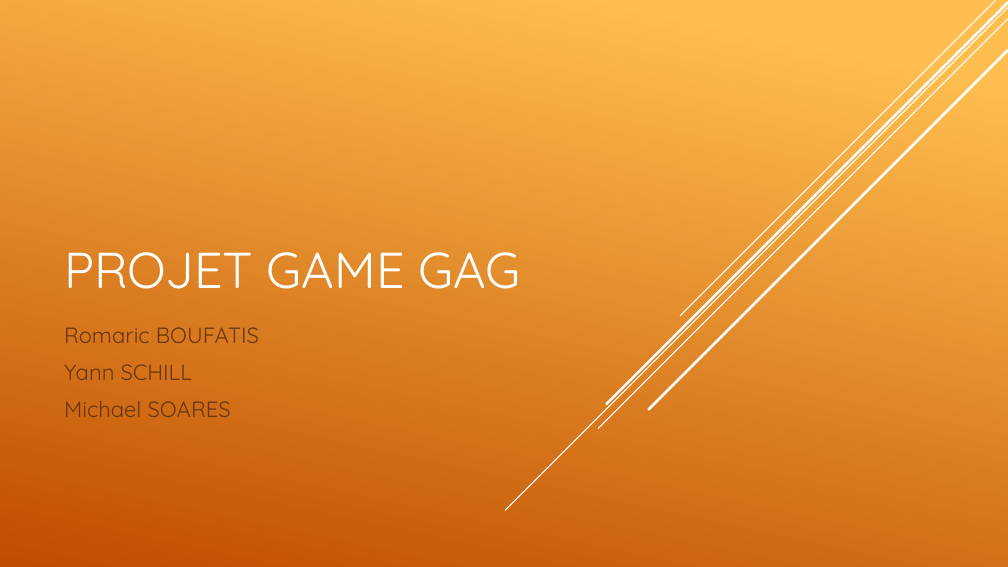
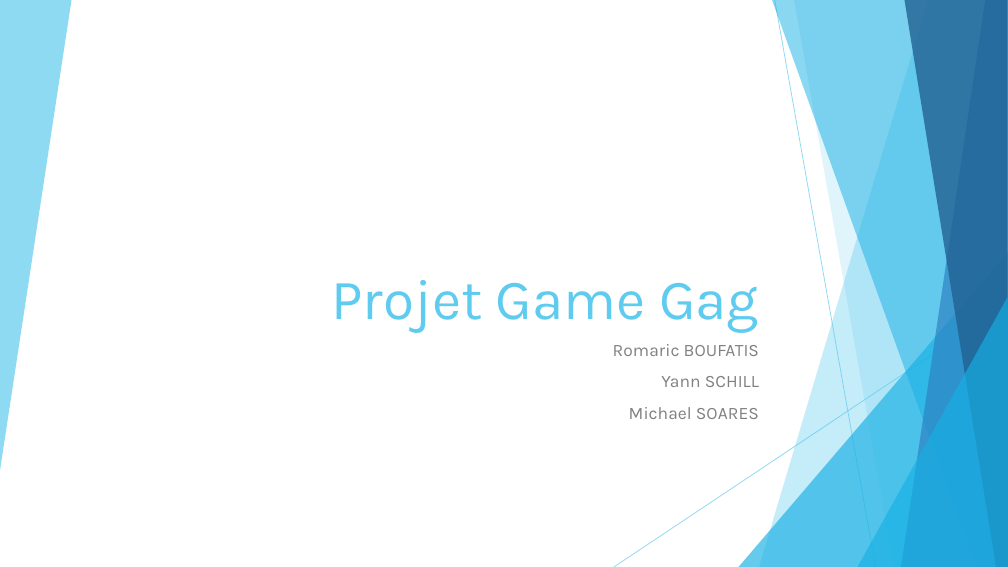
Before and after one commit to Azzur/Game-GaG, a slide deck: slide 1 of PPT.pptx. Drawn at 1008x567 pixels with LibreOffice and Linux fonts; fonts in the diff are those of the drawing; background and template pictures are left out. Boxes give left, top, right and bottom in pixels: in the first picture for what was removed or moved away, otherwise in the second. Text is boxed around its words. In the diff, an @@ line names an element or a change of style, - is before the commit and + after.

Commit message:
ppt'

```diff
--- a/PPT.pptx
+++ b/PPT.pptx
@@ background gradient #FFBF50 to #C04D00 to #FFFFFF @@
@@ line removed from (1008, 8) to (505, 510) @@
@@ line removed from (1008, 19) to (598, 429) @@
@@ line removed from (1008, 3) to (606, 404) @@
@@ line removed from (995, 1) to (681, 316) @@
@@ line removed from (1008, 51) to (649, 410) @@
@@ title at (x1=332, y1=280, x2=759, y2=333): text changed; size 48 to 54 pt; font Quicksand to Karla; text colour #FFFFFF to #5FCBEF @@
-PROJET GAME GAG
+Projet Game Gag
@@ group added at (x1=0, y1=0, x2=1008, y2=567): 6 freeform shapes, 2 lines, 2 triangles @@
@@ subtitle "Romaric BOUFATIS" moved from (x1=64, y1=327, x2=259, y2=417) to (x1=613, y1=344, x2=759, y2=419) @@
@@ subtitle "Romaric BOUFATIS" at (x1=613, y1=344, x2=759, y2=419): size 21 to 16.6 pt, font Quicksand to Karla, text colour #68380F to #808080; alignment left to right @@
```
Also in this commit, not shown: 12 other slides changed, 1 slide added, 3 slides removed.
